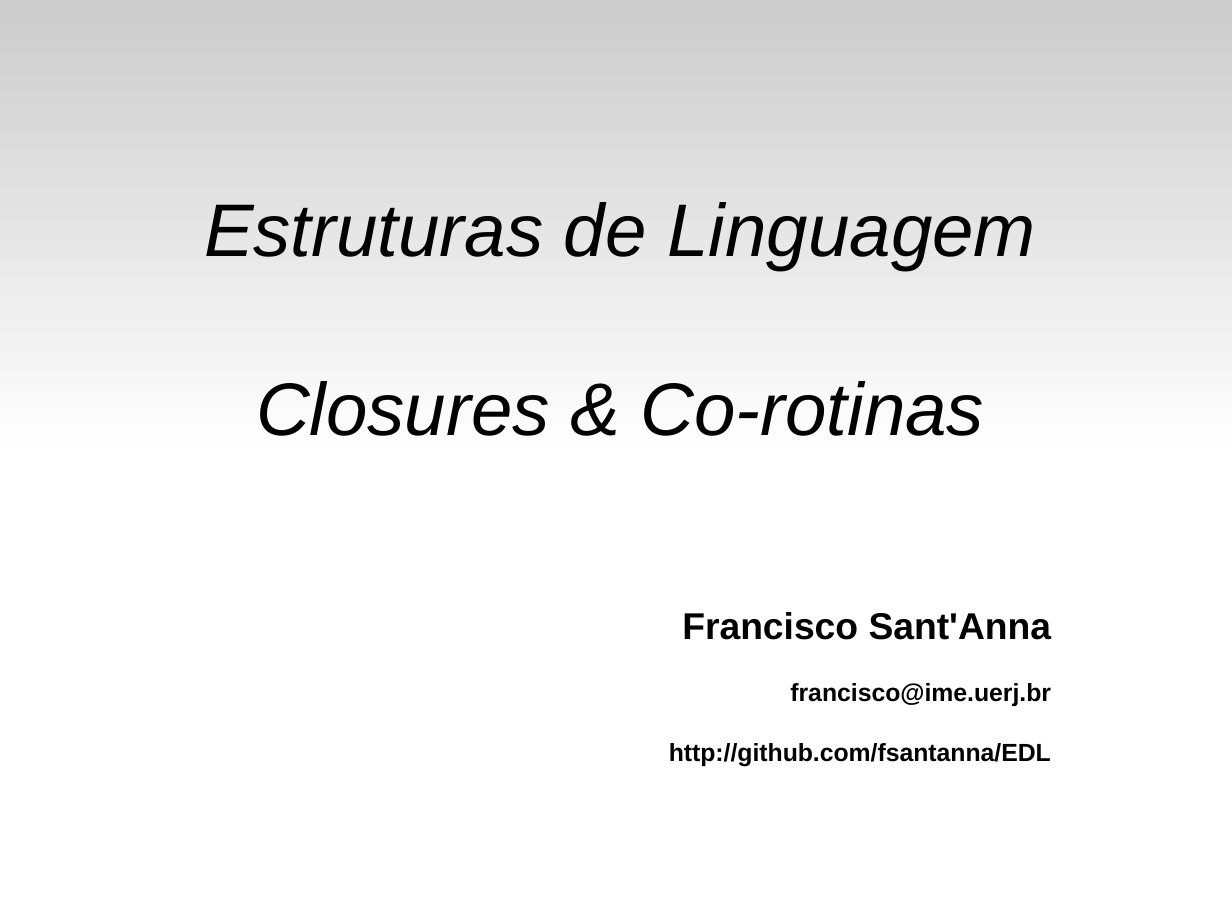
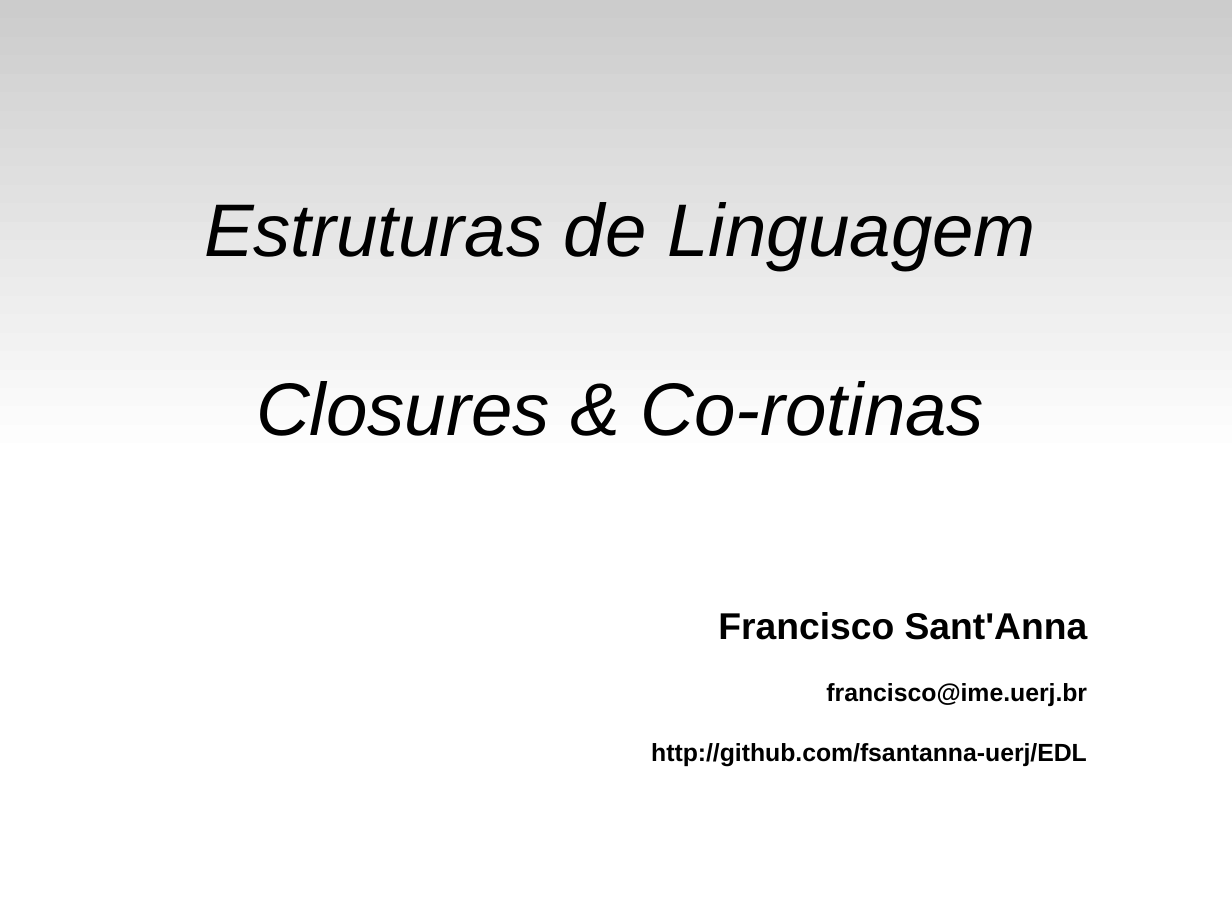
Before and after one commit to fsantanna-uerj/EDL, a slide deck: slide 1 of slides/edl-08-closures-coroutines.odp. Drawn at 1232x924 pixels with LibreOffice and Linux fonts; fonts in the diff are those of the drawing. Boxes give left, top, right and bottom in pixels: in the first picture for what was removed or moved away, otherwise in the second. Text is boxed around its words. In the diff, an @@ line names an element or a change of style, - is before the commit and + after.

Commit message:
(>) slides

```diff
--- a/slides/edl-08-closures-coroutines.odp
+++ b/slides/edl-08-closures-coroutines.odp
@@ text "Francisco Sant'Anna": place and size @@
-text "Francisco Sant'Anna" at [669, 612, 1052, 767]
+text "Francisco Sant'Anna" at [651, 612, 1088, 767]
@@ text at [651, 743, 1087, 767]: text changed @@
-http://github.com/fsantanna/EDL
+http://github.com/fsantanna-uerj/EDL
```
Also in this commit, not shown: 2 other slides changed, 7 other files.
